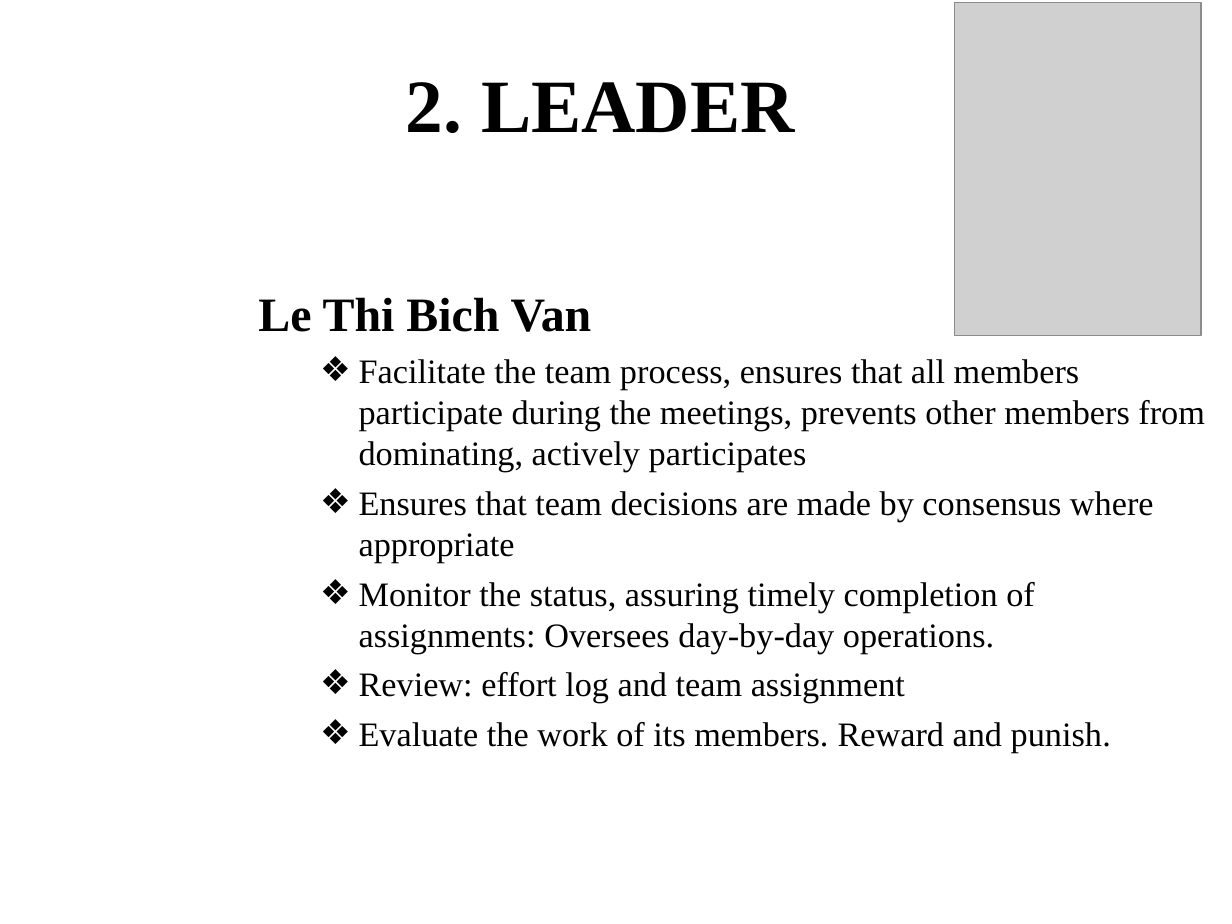
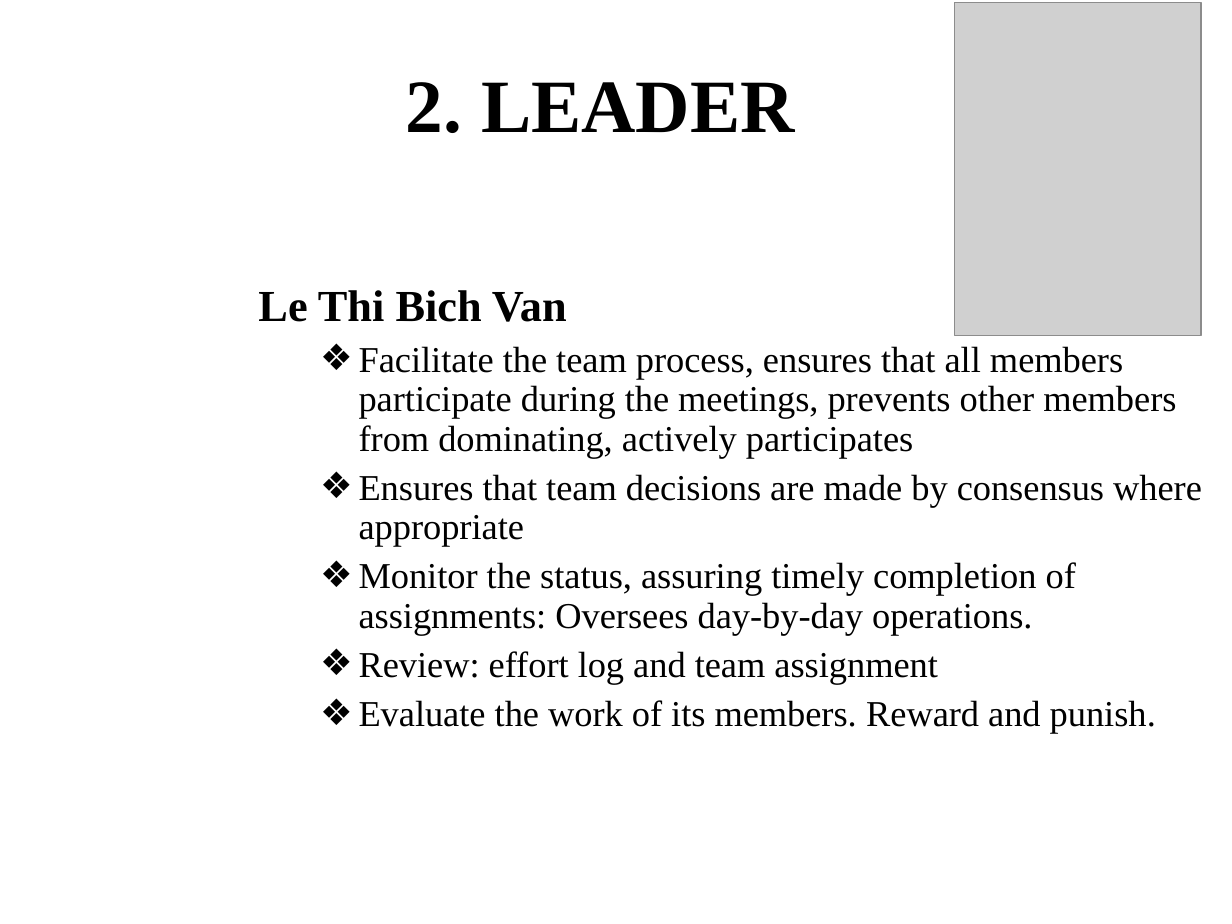
Before and after one commit to T138384/vlu-k15t1-team11, a slide deck: slide 9 of SMA - Software Measurement & Analysis/Asignment-01/K15T1-Team11-Team Assignment1/K15T1-Team11-Team Assignment1.ppt. Drawn at 1232x924 pixels with LibreOffice and Linux fonts; fonts in the diff are those of the drawing; grey boxes stand for pictures; background and template pictures are left out. Boxes give left, top, right and bottom in pixels: in the first picture for what was removed or moved away, otherwise in the second. Text is boxed around its words. In the diff, an @@ line names an element or a change of style, - is before the commit and + after.

```diff
--- a/SMA - Software Measurement & Analysis/Asignment-01/K15T1-Team11-Team Assignment1/K15T1-Team11-Team Assignment1.ppt
+++ b/SMA - Software Measurement & Analysis/Asignment-01/K15T1-Team11-Team Assignment1/K15T1-Team11-Team Assignment1.ppt
@@ text "Le Thi Bich Van" at [258, 290, 1202, 733]: size 28 to 25.9 pt in "Le Thi Bich Van"; size 20 to 21.3 pt; line spacing 1 to 0.9 @@
```
Also in this commit, not shown: 1 other slide changed.
